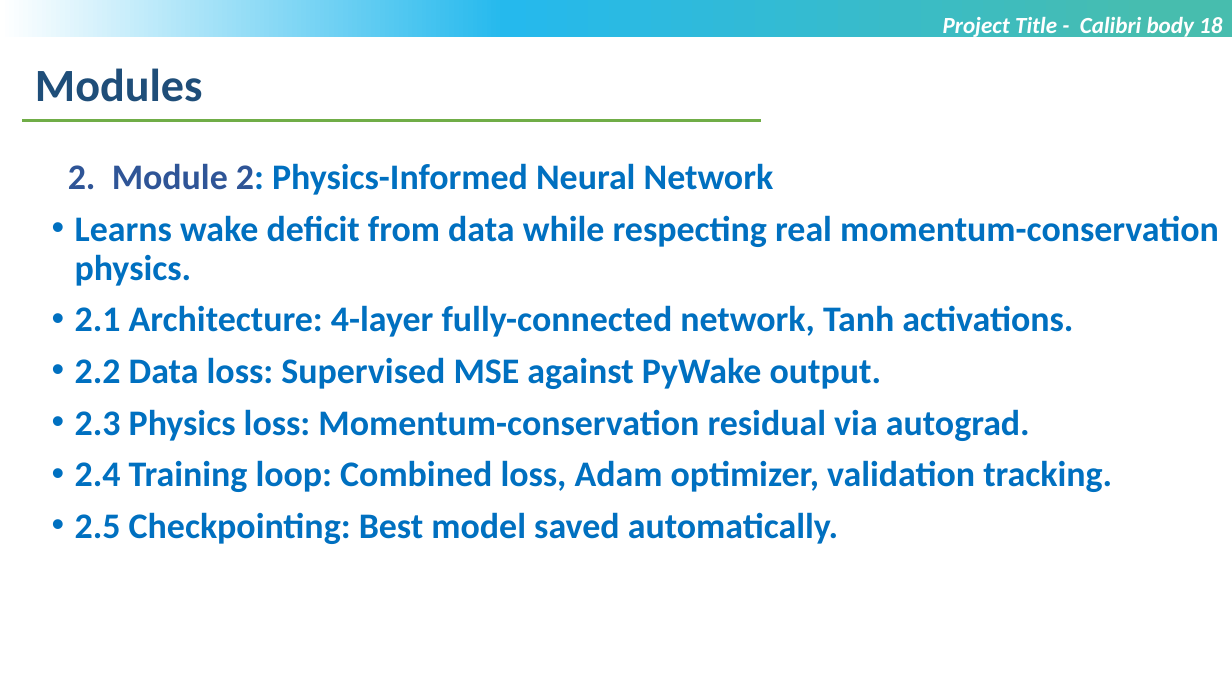
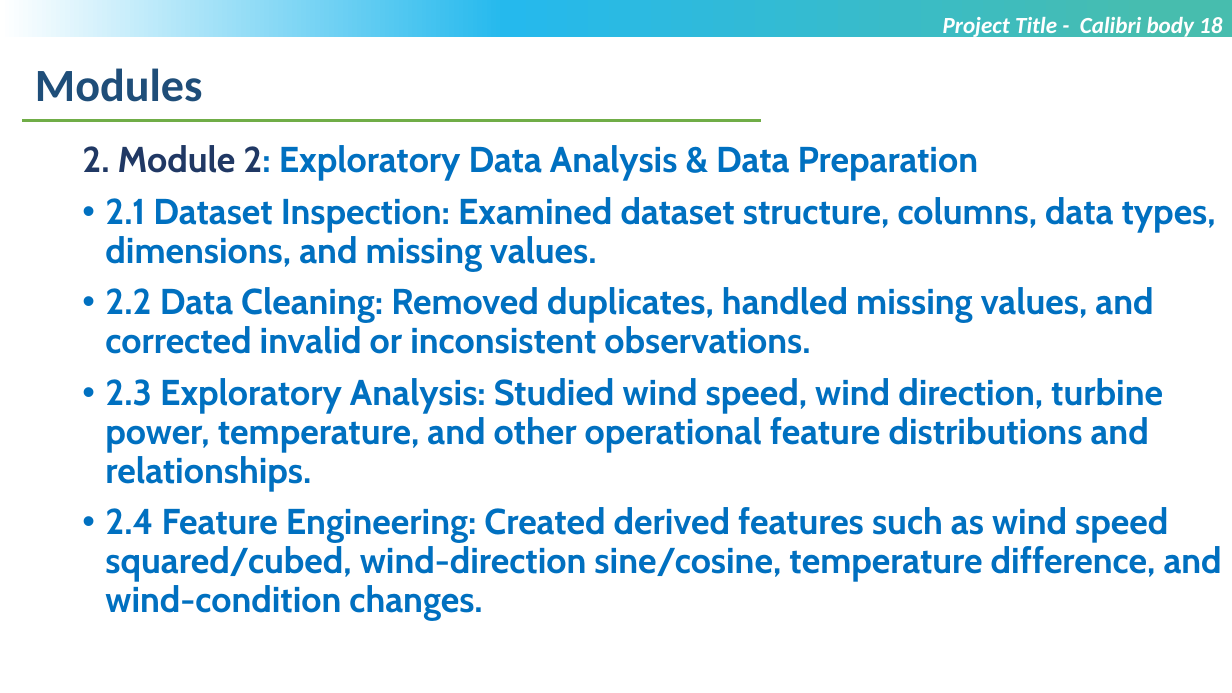
Before and after one commit to SWETHASONA001/LTM_PROEJCT_1, a slide deck: slide 11 of MTech_Project_PPT_Template_V1.pptx (slide 9 before the commit). Drawn at 1232x693 pixels with LibreOffice and Linux fonts; fonts in the diff are those of the drawing; background and template pictures are left out. Boxes give left, top, right and bottom in pixels: in the first picture for what was removed or moved away, otherwise in the second. Text is boxed around its words. In the diff, an @@ line names an element or a change of style, - is before the commit and + after.

```diff
--- a/MTech_Project_PPT_Template_V1.pptx
+++ b/MTech_Project_PPT_Template_V1.pptx
@@ text at (x1=82, y1=145, x2=1222, y2=621): text changed; font Calibri to Cabin @@
-2. Module 2: Physics-Informed Neural Network
-• Learns wake deficit from data while respecting real momentum-conservation physics.
-• 2.1 Architecture: 4-layer fully-connected network, Tanh activations.
-• 2.2 Data loss: Supervised MSE against PyWake output.
-• 2.3 Physics loss: Momentum-conservation residual via autograd.
-• 2.4 Training loop: Combined loss, Adam optimizer, validation tracking.
-• 2.5 Checkpointing: Best model saved automatically.
+2. Module 2: Exploratory Data Analysis & Data Preparation
+• 2.1 Dataset Inspection: Examined dataset structure, columns, data types, dimensions, and missing values.
+• 2.2 Data Cleaning: Removed duplicates, handled missing values, and corrected invalid or inconsistent observations.
+• 2.3 Exploratory Analysis: Studied wind speed, wind direction, turbine power, temperature, and other operational feature distributions and relationships.
+• 2.4 Feature Engineering: Created derived features such as wind speed squared/cubed, wind-direction sine/cosine, temperature difference, and wind-condition changes.
```
Also in this commit, not shown: 9 other slides changed, 19 slides added, 3 slides removed.
